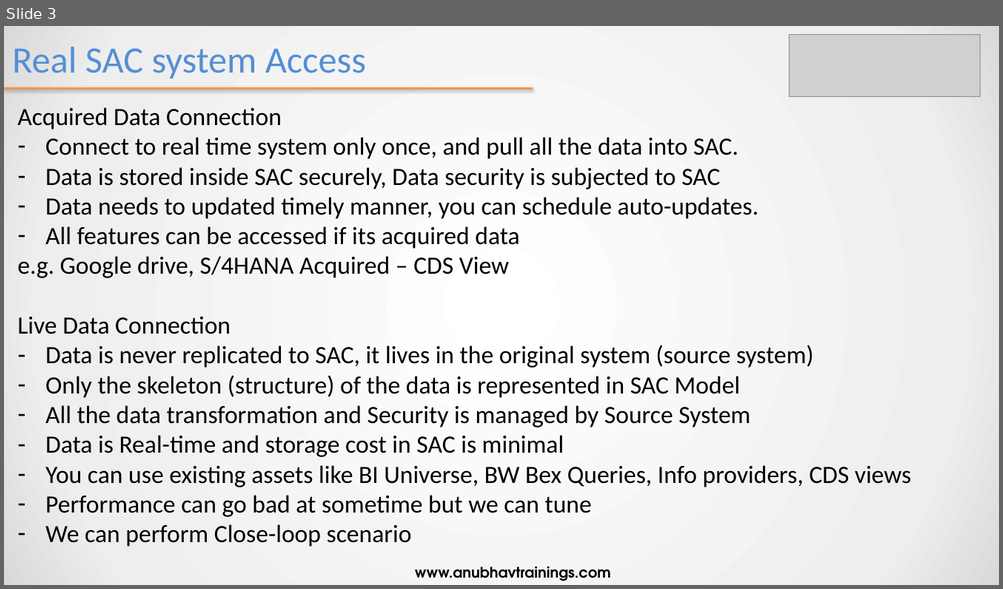
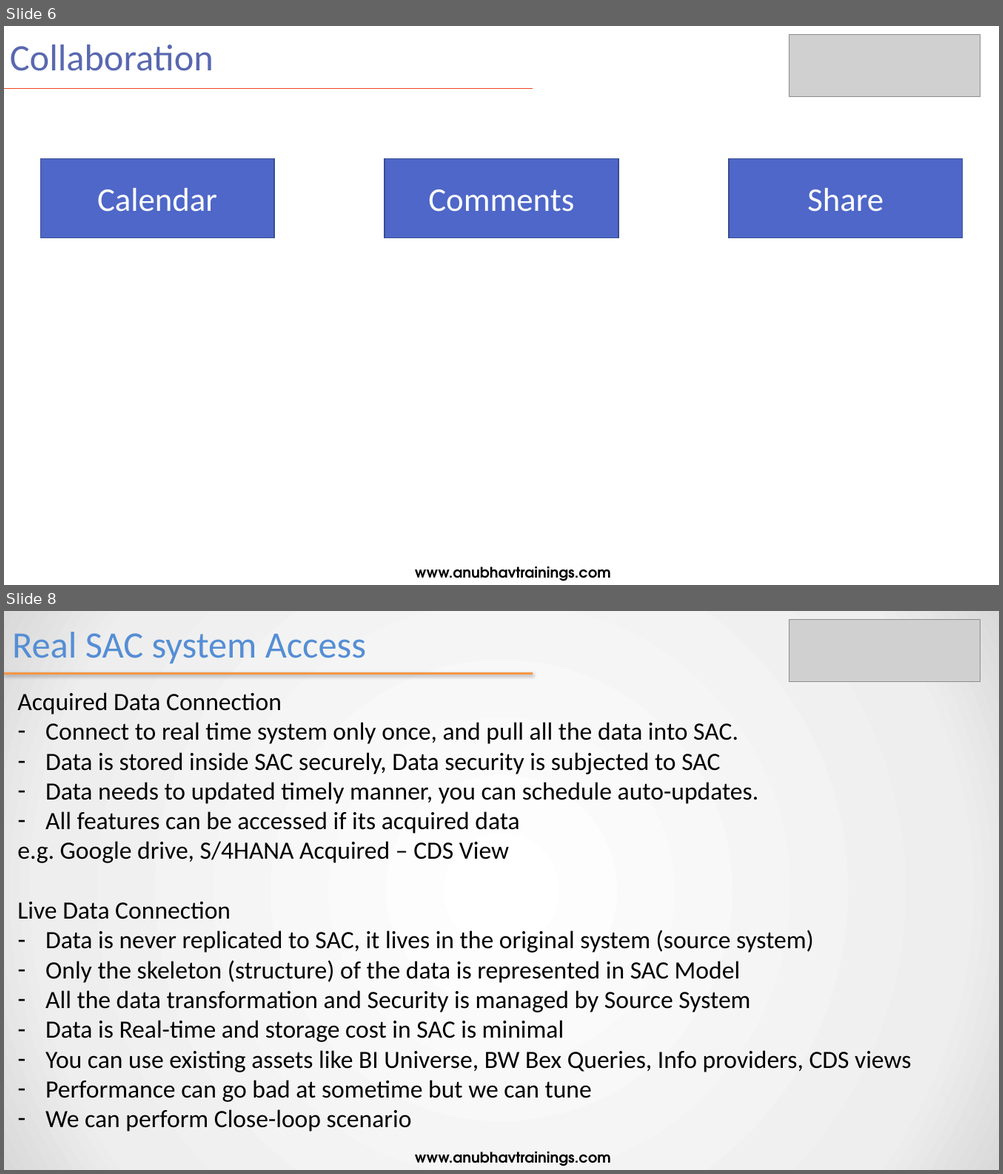
Before and after one commit to soyuztechnologies/Allianz_SAC_Training, a slide deck: day 9/SAC_Training Day 9.pptx. Shown one above the other, each under a label of ours: slide 3 before the commit, slides 6 and 8 after it; the slides between them are not shown. The pictures are 1003x589 and 1003x1174 pixels, drawn with LibreOffice and Linux fonts; fonts in the diff are those of the drawing; grey boxes stand for pictures. Boxes give left, top, right and bottom in pixels: in the first picture for what was removed or moved away, otherwise in the second. Text is boxed around its words. In the diff, an @@ line names an element or a change of style, - is before the commit and + after.

```diff
--- a/day 9/SAC_Training Day 9.pptx
+++ b/day 9/SAC_Training Day 9.pptx
@@ slide 6 added at [4, 26, 999, 585], background #FFFFFF @@
@@ title added at [10, 44, 213, 71], 36 pt, text #5968B0 @@
+Collaboration
@@ picture added at [790, 35, 980, 97] @@
@@ line added from (4, 89) to (533, 89), #F14124 1 pt @@
@@ rectangle added at [40, 158, 274, 238], fill #4E67C8, outline #3A4C94 1 pt, 32 pt, text #FFFFFF @@
+Calendar
@@ rectangle added at [384, 158, 618, 238], fill #4E67C8, outline #3A4C94 1 pt, 32 pt, text #FFFFFF @@
+Comments
@@ rectangle added at [728, 158, 962, 238], fill #4E67C8, outline #3A4C94 1 pt, 32 pt, text #FFFFFF @@
+Share
@@ text added at [415, 567, 611, 582], 14 pt, text #000000, bold @@
+www.anubhavtrainings.com
@@ what was slide 3 is now slide 8 @@
```
Also in this commit, not shown: 4 slides changed, 4 other slides added, 20 other files.
